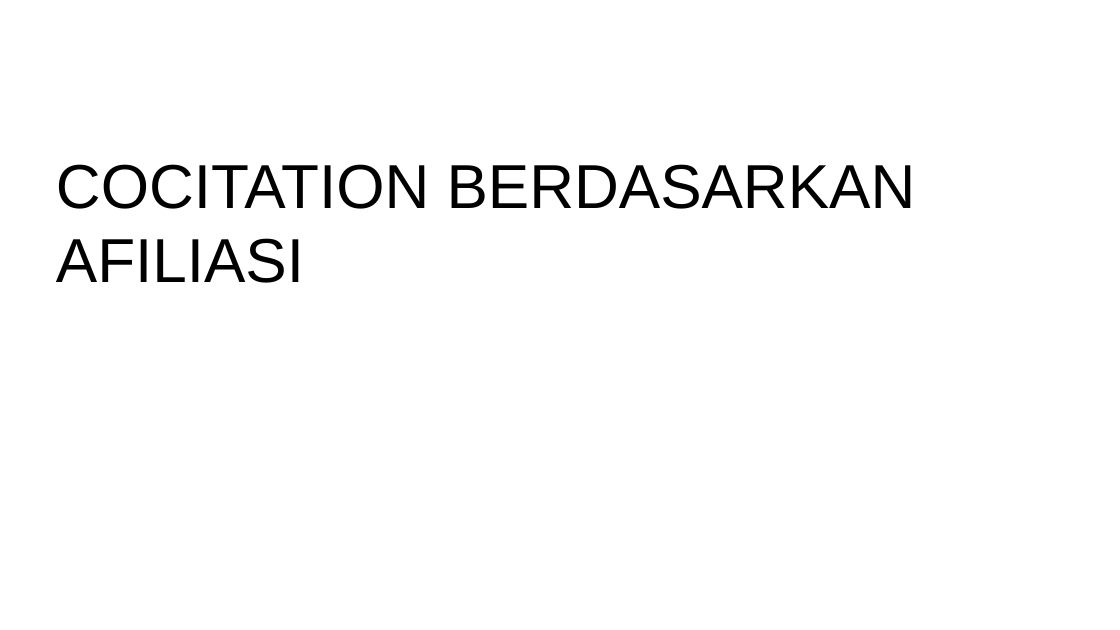
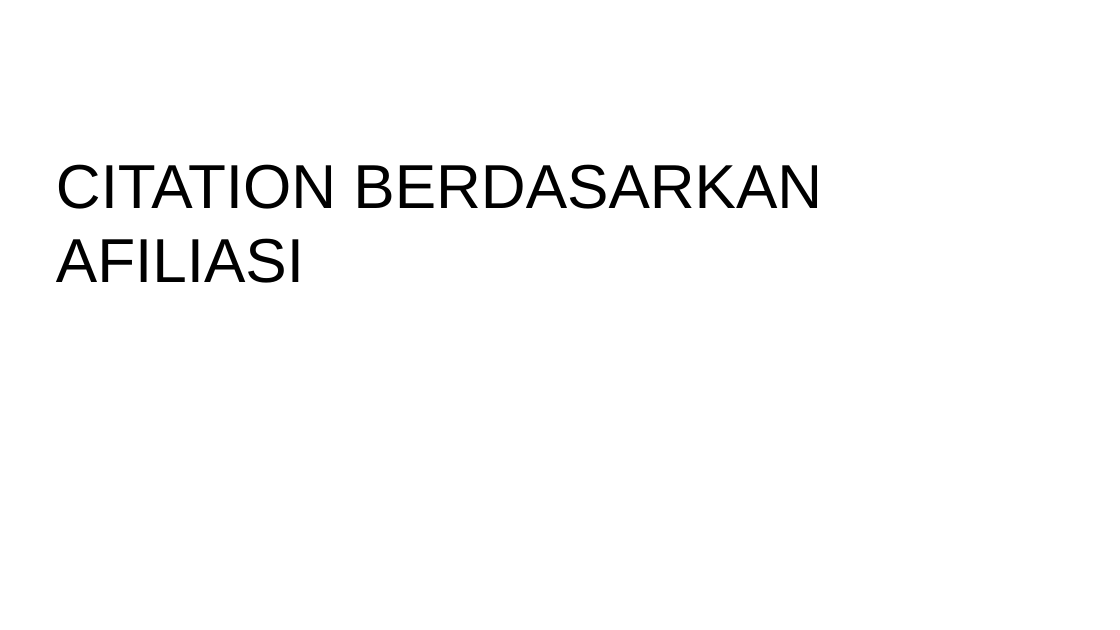
Before and after one commit to dasaptaerwin/pemeringkatanpt2020, a slide deck: slide 18 of REKAPITULASI/PPT-VOS-CITATION.pptx. Drawn at 1120x630 pixels with LibreOffice and Linux fonts; fonts in the diff are those of the drawing. Boxes give left, top, right and bottom in pixels: in the first picture for what was removed or moved away, otherwise in the second. Text is boxed around its words. In the diff, an @@ line names an element or a change of style, - is before the commit and + after.

Commit message:
adding citation viz

```diff
--- a/REKAPITULASI/PPT-VOS-CITATION.pptx
+++ b/REKAPITULASI/PPT-VOS-CITATION.pptx
@@ text at <box>56,164,822,283</box>: text changed @@
-COCITATION BERDASARKAN AFILIASI
+CITATION BERDASARKAN AFILIASI
```
Also in this commit, not shown: 14 other slides changed, 27 other files.
